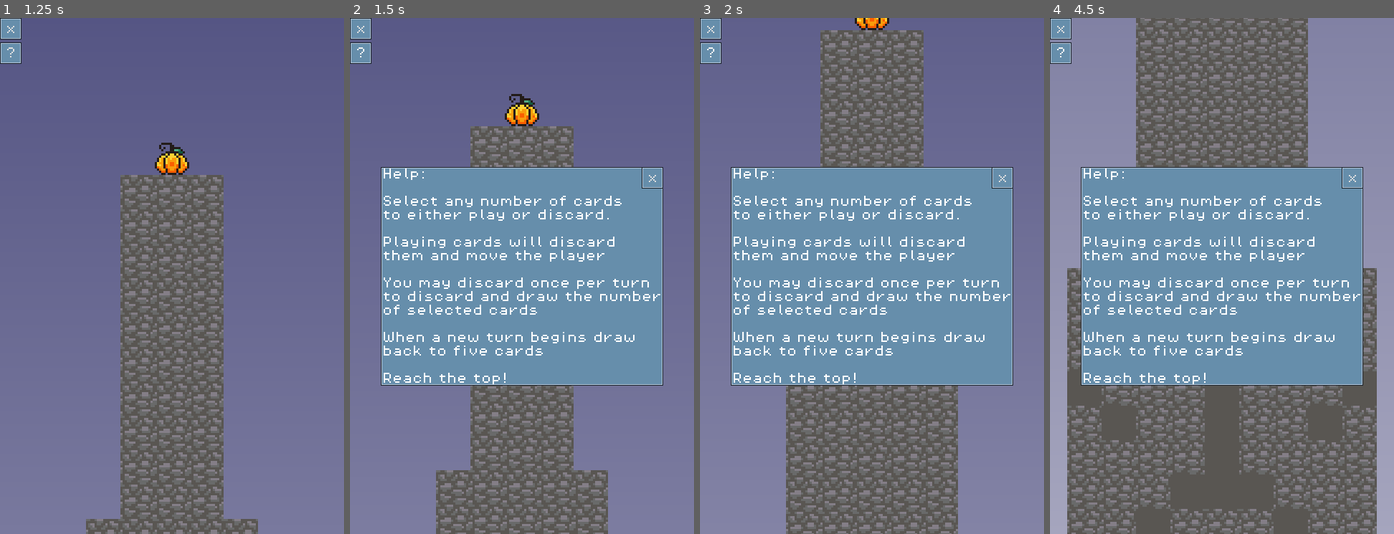
Above: before the commit, frames 1-4 (left to right).
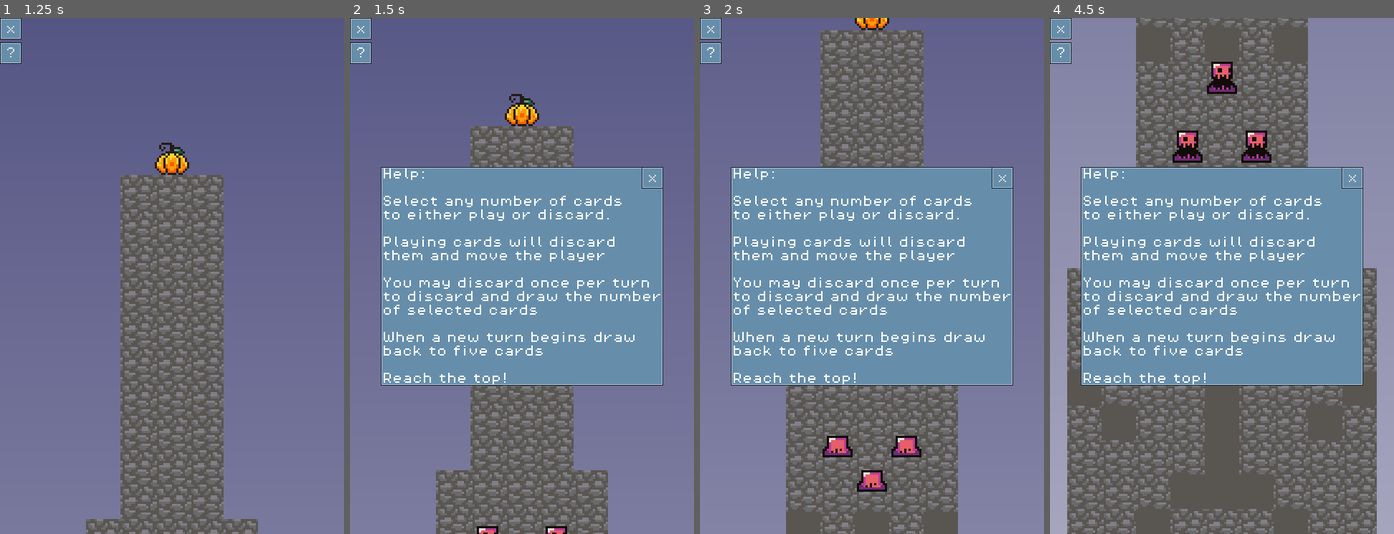
Above: after the commit, the same moments.

Repository: cbouwense/Scale-the-Summit
Game: Godot game, scene res://scenes/main_menu.tscn
The game is run twice, just before and just after one commit, with the same random seed, the same clock (stepped at 60 frames per second) and the same inputs.
Inputs:
- Up to frame 1 (1.25 s): click "PLAY" at 0.5 s
- Up to frame 2 (1.5 s): click "?" at 1.25 s
- Up to frame 3 (2 s): no input
- Up to frame 4 (4.5 s): click "?" at 2 s; click "?" at 2.75 s

Frame 1 is identical in both runs. In frame 2, 0.2% of the frame differs, in the area x 36-64%, y 98-100%; in frame 3, 1.2%; in frame 4, 1.7%, in the area x 25-75%, y 1-29%.

Commit message:
added enemy

Diff:
--- /dev/null
+++ b/scenes/enemy.gd
@@ -0,0 +1,38 @@
+class_name Enemy extends Area2D
+
+@export var player_path: NodePath
+@onready var player: Player = get_node(player_path)
+
+@export var raycast_path: NodePath
+@onready var raycast: RayCast2D = get_node(raycast_path)
+
+@export var raycast2_path: NodePath
+@onready var raycast2: RayCast2D = get_node(raycast2_path)
+
+@export var raycast3_path: NodePath
+@onready var raycast3: RayCast2D = get_node(raycast3_path)
+
+@export var raycast4_path: NodePath
+@onready var raycast4: RayCast2D = get_node(raycast4_path)
+
+func attack():
+	$Hitbox.visible = true
+	$Hitbox2.visible = true
+	$Hitbox3.visible = true
+	$Hitbox4.visible = true
+
+	await get_tree().create_timer(.5).timeout # Sleep
+	if raycast.is_colliding():
+		player.do_something(g.CardAction.DOWN)
+	if raycast2.is_colliding():
+		player.do_something(g.CardAction.DOWN)
+	if raycast3.is_colliding():
+		player.do_something(g.CardAction.DOWN)
+	if raycast4.is_colliding():
+		player.do_something(g.CardAction.DOWN)
+	await get_tree().create_timer(.5).timeout # Sleep
+
+	$Hitbox.visible = false
+	$Hitbox2.visible = false
+	$Hitbox3.visible = false
+	$Hitbox4.visible = false
--- /dev/null
+++ b/scenes/enemy.tscn
@@ -0,0 +1,237 @@
+[gd_scene load_steps=27 format=3 uid="uid://dumkhj777r5rb"]
+
+[ext_resource type="Script" path="res://scenes/enemy.gd" id="1_4r1kt"]
+[ext_resource type="Texture2D" uid="uid://i5tv66gga2wg" path="res://assets/sprites/slime_purple.png" id="1_5w0j1"]
+[ext_resource type="Texture2D" uid="uid://ct17l5xx3m6h1" path="res://assets/sprites/wind-Sheet.png" id="3_fvpd2"]
+
+[sub_resource type="RectangleShape2D" id="RectangleShape2D_5u225"]
+size = Vector2(16, 16)
+
+[sub_resource type="AtlasTexture" id="AtlasTexture_5wlnj"]
+atlas = ExtResource("1_5w0j1")
+region = Rect2(0, 0, 24, 24)
+
+[sub_resource type="AtlasTexture" id="AtlasTexture_y4mhb"]
+atlas = ExtResource("1_5w0j1")
+region = Rect2(24, 0, 24, 24)
+
+[sub_resource type="AtlasTexture" id="AtlasTexture_3ll6x"]
+atlas = ExtResource("1_5w0j1")
+region = Rect2(48, 0, 24, 24)
+
+[sub_resource type="AtlasTexture" id="AtlasTexture_gpvhw"]
+atlas = ExtResource("1_5w0j1")
+region = Rect2(72, 0, 24, 24)
+
+[sub_resource type="AtlasTexture" id="AtlasTexture_oedb8"]
+atlas = ExtResource("1_5w0j1")
+region = Rect2(0, 24, 24, 24)
+
+[sub_resource type="AtlasTexture" id="AtlasTexture_ne7yn"]
+atlas = ExtResource("1_5w0j1")
+region = Rect2(24, 24, 24, 24)
+
+[sub_resource type="AtlasTexture" id="AtlasTexture_2ycy5"]
+atlas = ExtResource("1_5w0j1")
+region = Rect2(48, 24, 24, 24)
+
+[sub_resource type="AtlasTexture" id="AtlasTexture_pgnwh"]
+atlas = ExtResource("1_5w0j1")
+region = Rect2(72, 24, 24, 24)
+
+[sub_resource type="AtlasTexture" id="AtlasTexture_d8aev"]
+atlas = ExtResource("1_5w0j1")
+region = Rect2(0, 48, 24, 24)
+
+[sub_resource type="AtlasTexture" id="AtlasTexture_8jdpb"]
+atlas = ExtResource("1_5w0j1")
+region = Rect2(24, 48, 24, 24)
+
+[sub_resource type="SpriteFrames" id="SpriteFrames_q08yl"]
+animations = [{
+"frames": [{
+"duration": 1.0,
+"texture": SubResource("AtlasTexture_5wlnj")
+}, {
+"duration": 1.0,
+"texture": SubResource("AtlasTexture_y4mhb")
+}, {
+"duration": 1.0,
+"texture": SubResource("AtlasTexture_3ll6x")
+}, {
+"duration": 1.0,
+"texture": SubResource("AtlasTexture_gpvhw")
+}, {
+"duration": 1.0,
+"texture": SubResource("AtlasTexture_oedb8")
+}, {
+"duration": 1.0,
+"texture": SubResource("AtlasTexture_ne7yn")
+}, {
+"duration": 1.0,
+"texture": SubResource("AtlasTexture_2ycy5")
+}, {
+"duration": 1.0,
+"texture": SubResource("AtlasTexture_pgnwh")
+}, {
+"duration": 1.0,
+"texture": SubResource("AtlasTexture_d8aev")
+}, {
+"duration": 1.0,
+"texture": SubResource("AtlasTexture_8jdpb")
+}],
+"loop": true,
+"name": &"default",
+"speed": 7.0
+}]
+
+[sub_resource type="AtlasTexture" id="AtlasTexture_rx02b"]
+atlas = ExtResource("3_fvpd2")
+region = Rect2(0, 0, 16, 16)
+
+[sub_resource type="AtlasTexture" id="AtlasTexture_6pcmh"]
+atlas = ExtResource("3_fvpd2")
+region = Rect2(16, 0, 16, 16)
+
+[sub_resource type="AtlasTexture" id="AtlasTexture_5rwtd"]
+atlas = ExtResource("3_fvpd2")
+region = Rect2(32, 0, 16, 16)
+
+[sub_resource type="AtlasTexture" id="AtlasTexture_56v76"]
+atlas = ExtResource("3_fvpd2")
+region = Rect2(48, 0, 16, 16)
+
+[sub_resource type="AtlasTexture" id="AtlasTexture_6n1kx"]
+atlas = ExtResource("3_fvpd2")
+region = Rect2(64, 0, 16, 16)
+
+[sub_resource type="AtlasTexture" id="AtlasTexture_yhisi"]
+atlas = ExtResource("3_fvpd2")
+region = Rect2(80, 0, 16, 16)
+
+[sub_resource type="AtlasTexture" id="AtlasTexture_7g5aa"]
+atlas = ExtResource("3_fvpd2")
+region = Rect2(96, 0, 16, 16)
+
+[sub_resource type="AtlasTexture" id="AtlasTexture_hwkl6"]
+atlas = ExtResource("3_fvpd2")
+region = Rect2(112, 0, 16, 16)
+
+[sub_resource type="AtlasTexture" id="AtlasTexture_kkqbu"]
+atlas = ExtResource("3_fvpd2")
+region = Rect2(128, 0, 16, 16)
+
+[sub_resource type="AtlasTexture" id="AtlasTexture_gnk35"]
+atlas = ExtResource("3_fvpd2")
+region = Rect2(144, 0, 16, 16)
+
+[sub_resource type="SpriteFrames" id="SpriteFrames_3enm2"]
+animations = [{
+"frames": [{
+"duration": 1.0,
+"texture": SubResource("AtlasTexture_rx02b")
+}, {
+"duration": 1.0,
+"texture": SubResource("AtlasTexture_6pcmh")
+}, {
+"duration": 1.0,
+"texture": SubResource("AtlasTexture_5rwtd")
+}, {
+"duration": 1.0,
+"texture": SubResource("AtlasTexture_56v76")
+}, {
+"duration": 1.0,
+"texture": SubResource("AtlasTexture_6n1kx")
+}, {
+"duration": 1.0,
+"texture": SubResource("AtlasTexture_yhisi")
+}, {
+"duration": 1.0,
+"texture": SubResource("AtlasTexture_7g5aa")
+}, {
+"duration": 1.0,
+"texture": SubResource("AtlasTexture_hwkl6")
+}, {
+"duration": 1.0,
+"texture": SubResource("AtlasTexture_kkqbu")
+}, {
+"duration": 1.0,
+"texture": SubResource("AtlasTexture_gnk35")
+}],
+"loop": true,
+"name": &"default",
+"speed": 45.0
+}]
+
+[node name="Enemy" type="Area2D"]
+collision_layer = 2
+collision_mask = 2
+script = ExtResource("1_4r1kt")
+raycast_path = NodePath("RayCast2D")
+raycast2_path = NodePath("RayCast2D2")
+raycast3_path = NodePath("RayCast2D3")
+raycast4_path = NodePath("RayCast2D4")
+
+[node name="CollisionShape2D" type="CollisionShape2D" parent="."]
+shape = SubResource("RectangleShape2D_5u225")
+
+[node name="AnimatedSprite2D" type="AnimatedSprite2D" parent="."]
+sprite_frames = SubResource("SpriteFrames_q08yl")
+autoplay = "default"
+frame_progress = 0.897418
+offset = Vector2(0, -5.025)
+
+[node name="Hitbox" type="AnimatedSprite2D" parent="."]
+visible = false
+position = Vector2(-16, 0)
+sprite_frames = SubResource("SpriteFrames_3enm2")
+autoplay = "default"
+frame_progress = 0.909571
+
+[node name="Hitbox2" type="AnimatedSprite2D" parent="."]
+visible = false
+position = Vector2(16, 0)
+rotation = 3.14159
+sprite_frames = SubResource("SpriteFrames_3enm2")
+autoplay = "default"
+frame_progress = 0.323888
+
+[node name="Hitbox3" type="AnimatedSprite2D" parent="."]
+visible = false
+position = Vector2(0, -16)
+rotation = 1.5708
+sprite_frames = SubResource("SpriteFrames_3enm2")
+autoplay = "default"
+frame_progress = 0.888603
+
+[node name="Hitbox4" type="AnimatedSprite2D" parent="."]
+visible = false
+position = Vector2(0, 16)
+rotation = -1.5708
+sprite_frames = SubResource("SpriteFrames_3enm2")
+autoplay = "default"
+frame_progress = 0.685298
+
+[node name="RayCast2D" type="RayCast2D" parent="."]
+target_position = Vector2(24, 0)
+collision_mask = 5
+collide_with_areas = true
+collide_with_bodies = false
+
+[node name="RayCast2D2" type="RayCast2D" parent="."]
+target_position = Vector2(0, 24)
+collision_mask = 5
+collide_with_areas = true
+collide_with_bodies = false
+
+[node name="RayCast2D3" type="RayCast2D" parent="."]
+target_position = Vector2(0, -24)
+collision_mask = 5
+collide_with_areas = true
+collide_with_bodies = false
+
+[node name="RayCast2D4" type="RayCast2D" parent="."]
+target_position = Vector2(-24, 0)
+collision_mask = 5
+collide_with_areas = true
+collide_with_bodies = false
--- a/scenes/game.tscn
+++ b/scenes/game.tscn
@@ -16,6 +16,7 @@
 [ext_resource type="PackedScene" uid="uid://dhu4v8yyin634" path="res://scenes/hazard.tscn" id="12_2xkfn"]
 [ext_resource type="PackedScene" uid="uid://f27dlqa585u4" path="res://scenes/avalanche.tscn" id="13_tyg7e"]
 [ext_resource type="PackedScene" uid="uid://bam0oul7jrs4p" path="res://scenes/wind.tscn" id="14_u6yex"]
+[ext_resource type="PackedScene" uid="uid://dumkhj777r5rb" path="res://scenes/enemy.tscn" id="17_iy6hs"]
 
 [sub_resource type="TileSetAtlasSource" id="TileSetAtlasSource_xicic"]
 texture = ExtResource("2_jmwwc")
@@ -196,7 +197,7 @@
 
 [node name="Player" parent="." instance=ExtResource("1_fxfde")]
 z_index = 2
-position = Vector2(8, 0)
+position = Vector2(40, -224)
 
 [node name="Camera2D" type="Camera2D" parent="Player"]
 enabled = false
@@ -646,6 +647,47 @@
 grow_vertical = 2
 texture = SubResource("GradientTexture2D_rjc4s")
 
+[node name="Enemies" type="Node2D" parent="."]
+
+[node name="Enemy" parent="Enemies" instance=ExtResource("17_iy6hs")]
+position = Vector2(8, -248)
+player_path = NodePath("../../Player")
+
+[node name="Enemy7" parent="Enemies" instance=ExtResource("17_iy6hs")]
+position = Vector2(8, -328)
+player_path = NodePath("../../Player")
+
+[node name="Enemy2" parent="Enemies" instance=ExtResource("17_iy6hs")]
+position = Vector2(-8, -296)
+player_path = NodePath("../../Player")
+
+[node name="Enemy3" parent="Enemies" instance=ExtResource("17_iy6hs")]
+position = Vector2(24, -296)
+player_path = NodePath("../../Player")
+
+[node name="Enemy4" parent="Enemies" instance=ExtResource("17_iy6hs")]
+position = Vector2(8, -368)
+player_path = NodePath("../../Player")
+
+[node name="Enemy5" parent="Enemies" instance=ExtResource("17_iy6hs")]
+position = Vector2(-8, -384)
+player_path = NodePath("../../Player")
+
+[node name="Enemy6" parent="Enemies" instance=ExtResource("17_iy6hs")]
+position = Vector2(24, -384)
+player_path = NodePath("../../Player")
+
+[node name="Section3Walls" type="Node2D" parent="."]
+
+[node name="Hazard7" parent="Section3Walls" instance=ExtResource("12_2xkfn")]
+position = Vector2(-24, -344)
+
+[node name="Hazard8" parent="Section3Walls" instance=ExtResource("12_2xkfn")]
+position = Vector2(40, -344)
+
+[node name="Hazard9" parent="Section3Walls" instance=ExtResource("12_2xkfn")]
+position = Vector2(8, -344)
+
 [connection signal="button_down" from="CardManager/MarginContainer/VBoxContainer2/ExitButton" to="." method="_on_exit_button_button_down"]
 [connection signal="button_down" from="CardManager/MarginContainer/VBoxContainer2/HelpButton" to="." method="_on_help_button_button_down"]
 [connection signal="button_up" from="CardManager/MarginContainer/VBoxContainer/MarginContainer/MainStuff/HBoxContainer/PlayCards" to="CardManager/MarginContainer/VBoxContainer/MarginContainer/MainStuff/HBoxContainer/PlayCards" method="_on_button_up"]
--- a/scripts/card_manager.gd
+++ b/scripts/card_manager.gd
@@ -232,6 +232,11 @@
 	wind.position.y = player.position.y - (16 * y_diff) - 8
 	await get_tree().create_timer(1).timeout # Sleep
 
+	# Make enemies attack : ^ )
+	for enemy: Enemy in $"../Enemies".get_children():
+		enemy.attack()
+	await get_tree().create_timer(.5).timeout # Sleep
+
 	# Move the lava up (1 tile on level 1, 2 on level 2, etc)
 	lava_layer.position.y -= (16 * g.level)
 	await get_tree().create_timer(.5).timeout # Sleep
Not shown: 1 places in scenes/game.tscn that only renumber resources
